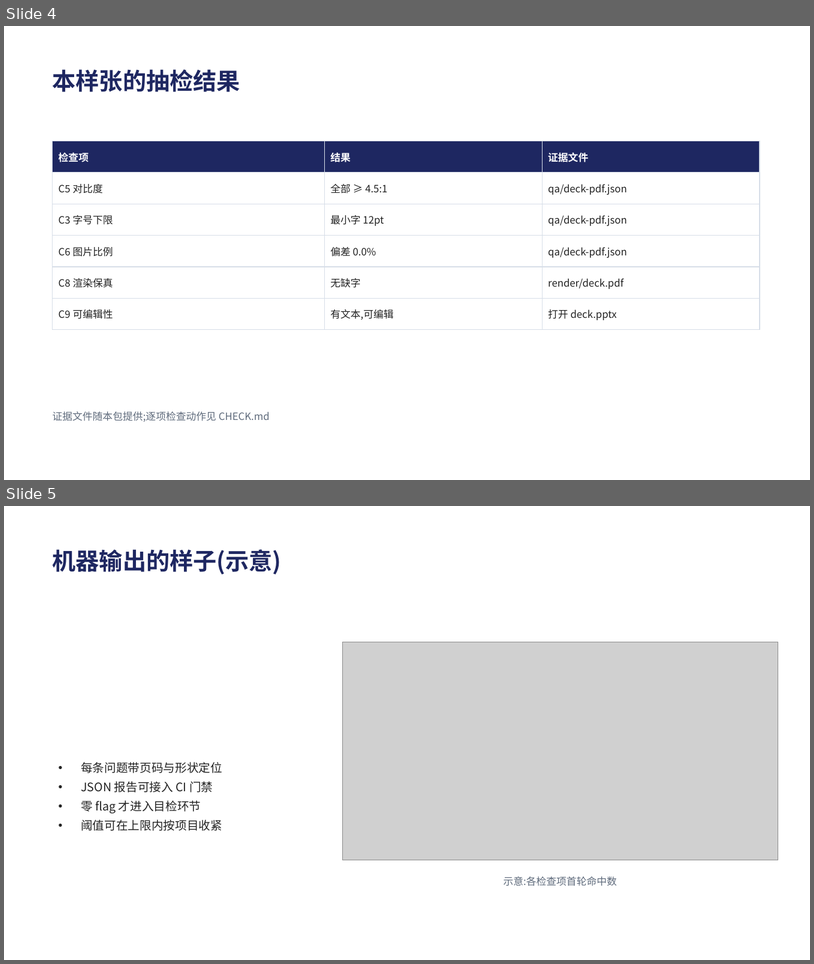
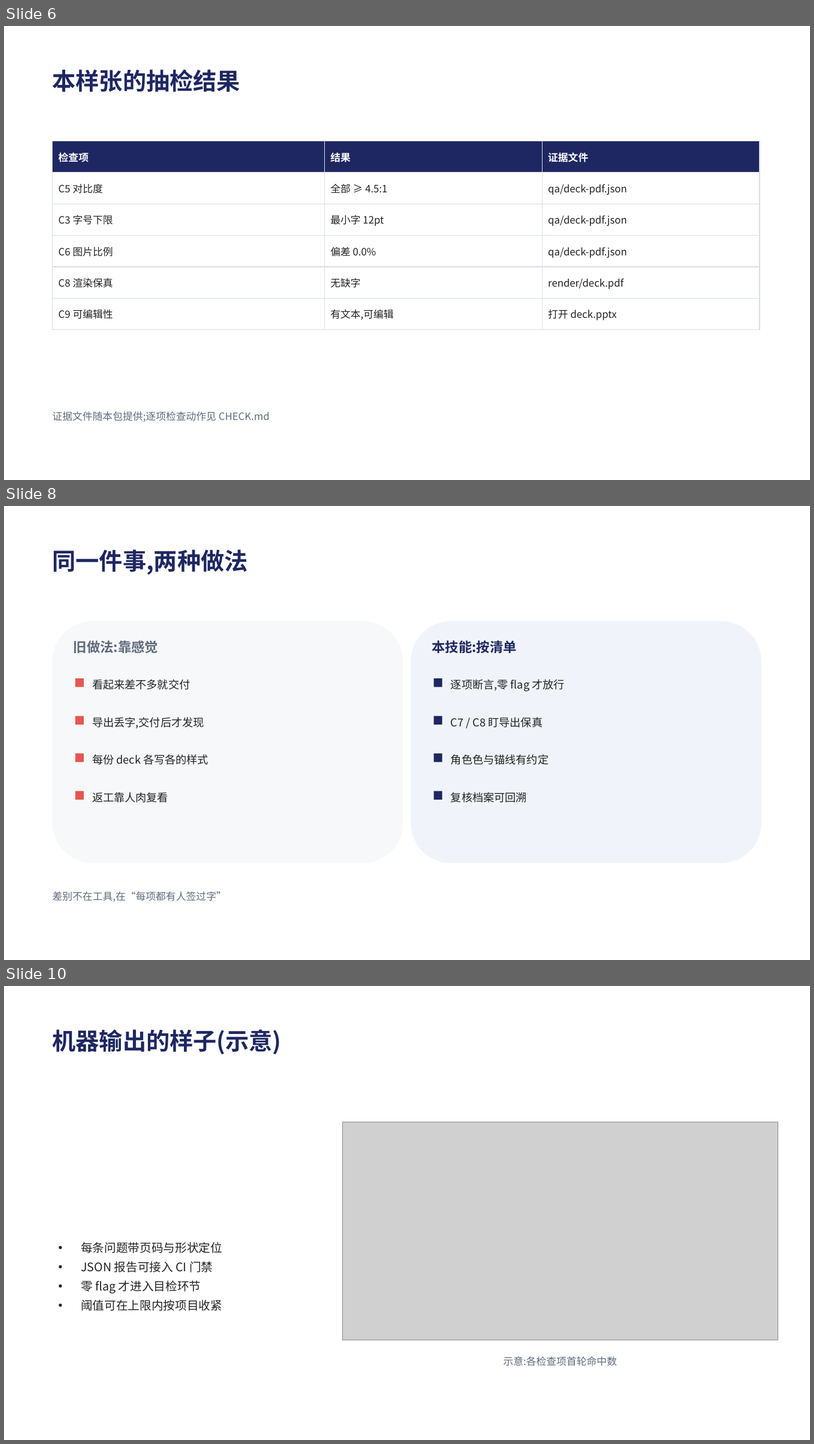
Before and after one commit to Tlaven/skill-repo, a slide deck: pptx-delivery/examples/acceptance-sample/deck.pptx. Shown one above the other, each under a label of ours: slides 4 and 5 before the commit, slides 6, 8 and 10 after it; the slides between them are not shown. The pictures are 814x964 and 814x1444 pixels, drawn with LibreOffice and Linux fonts; fonts in the diff are those of the drawing; grey boxes stand for pictures. Boxes give left, top, right and bottom in pixels: in the first picture for what was removed or moved away, otherwise in the second. Text is boxed around its words. In the diff, an @@ line names an element or a change of style, - is before the commit and + after.

Commit message:
feat(pptx-delivery): 示例包扩为 11 页丰富版式 + 修 C5 叠层背景解析(autoshape 误排除)+ C5 自测
- 示例:6 → 11 页,新增六部件卡阵 / 四指标 / C1–C9 九宫格 / 命令终端块 / 新旧对比 /
  色彩角色六种版式;validate PASSED、两层断言 0/0(C5 checked=137、11 页 C7/C8 全过)
- qa_check:修 C5 "叠层背景"对 autoshape 失效(autoshape 恒有 text frame,被过滤误排除,
  白字叠深色带仍按页面底色算);新增 tests/c5_selftest.py 锁定(有衬底不误报 / 无衬底照报)
- tests/README 与复核记录同步
- 全量套件复跑全 PASS(exit 0);evidence 刷新

```diff
--- a/pptx-delivery/examples/acceptance-sample/deck.pptx
+++ b/pptx-delivery/examples/acceptance-sample/deck.pptx
@@ slide 8 added at box(4, 506, 810, 960), background #FFFFFF @@
@@ text added at box(53, 549, 248, 575), 28 pt, text #1E2761, bold @@
+同一件事,两种做法
@@ rounded rectangle added at box(53, 621, 403, 863), fill #F7F8FA @@
@@ rounded rectangle added at box(411, 621, 762, 863), fill #F0F4FA @@
@@ text added at box(74, 640, 158, 653), 16 pt, text #5F6B7C, bold @@
+旧做法:靠感觉
@@ text added at box(432, 640, 517, 653), 16 pt, text #1E2761, bold @@
+本技能:按清单
@@ rectangle added at box(75, 678, 84, 687), fill #E4574F @@
@@ text added at box(92, 679, 190, 690), 13 pt, text #222222 @@
+看起来差不多就交付
@@ rectangle added at box(434, 678, 443, 687), fill #1E2761 @@
@@ text added at box(451, 679, 564, 691), 13 pt, text #222222 @@
+逐项断言,零 flag 才放行
@@ rectangle added at box(75, 716, 84, 724), fill #E4574F @@
@@ text added at box(92, 717, 204, 729), 13 pt, text #222222 @@
+导出丢字,交付后才发现
@@ rectangle added at box(434, 716, 443, 724), fill #1E2761 @@
@@ text added at box(451, 717, 543, 727), 13 pt, text #222222 @@
+C7 / C8 盯导出保真
@@ rectangle added at box(75, 753, 84, 762), fill #E4574F @@
@@ text added at box(92, 754, 209, 765), 13 pt, text #222222 @@
+每份 deck 各写各的样式
@@ rectangle added at box(434, 753, 443, 762), fill #1E2761 @@
@@ text added at box(451, 754, 549, 765), 13 pt, text #222222 @@
+角色色与锚线有约定
@@ rectangle added at box(75, 791, 84, 799), fill #E4574F @@
@@ text added at box(92, 792, 168, 802), 13 pt, text #222222 @@
+返工靠人肉复看
@@ rectangle added at box(434, 791, 443, 799), fill #1E2761 @@
@@ text added at box(451, 792, 527, 802), 13 pt, text #222222 @@
+复核档案可回溯
@@ text added at box(53, 891, 227, 901), 12 pt, text #5F6B7C @@
+差别不在工具,在“每项都有人签过字”
@@ what was slide 4 is now slide 6 @@
@@ what was slide 5 is now slide 10 @@
```
Also in this commit, not shown: 1 slide changed, 4 other slides added, 21 other files.
